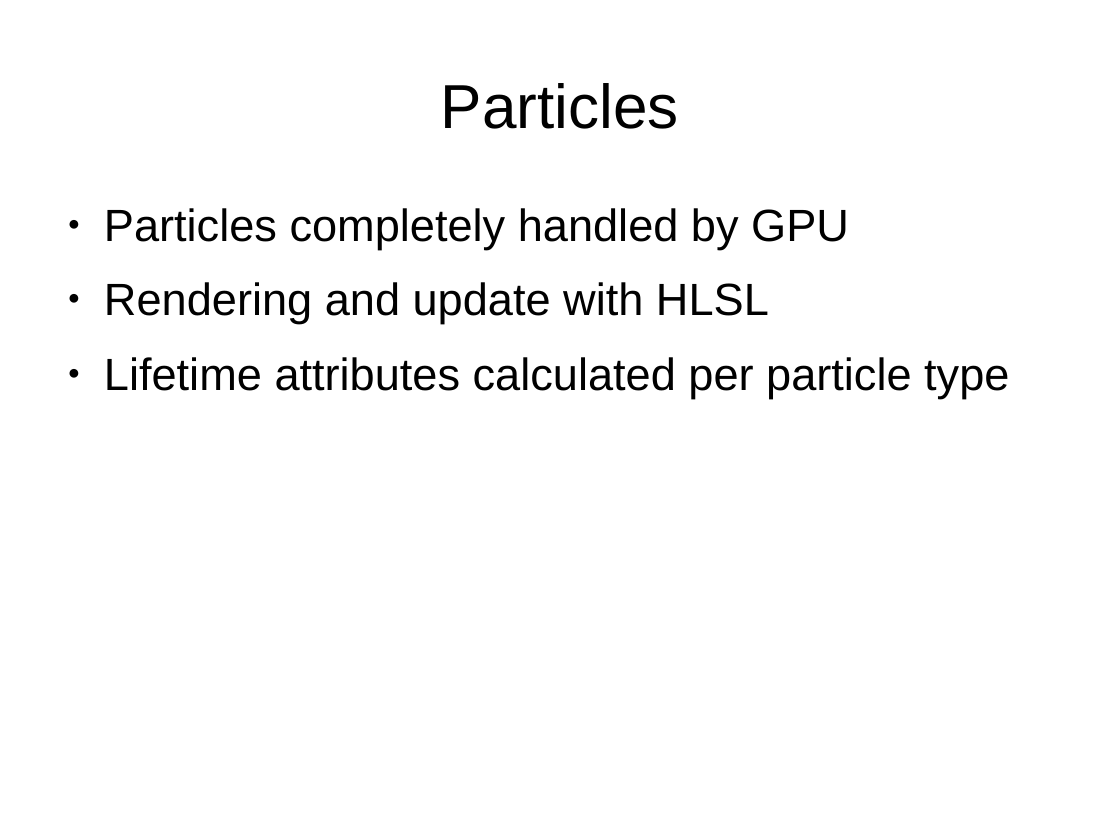
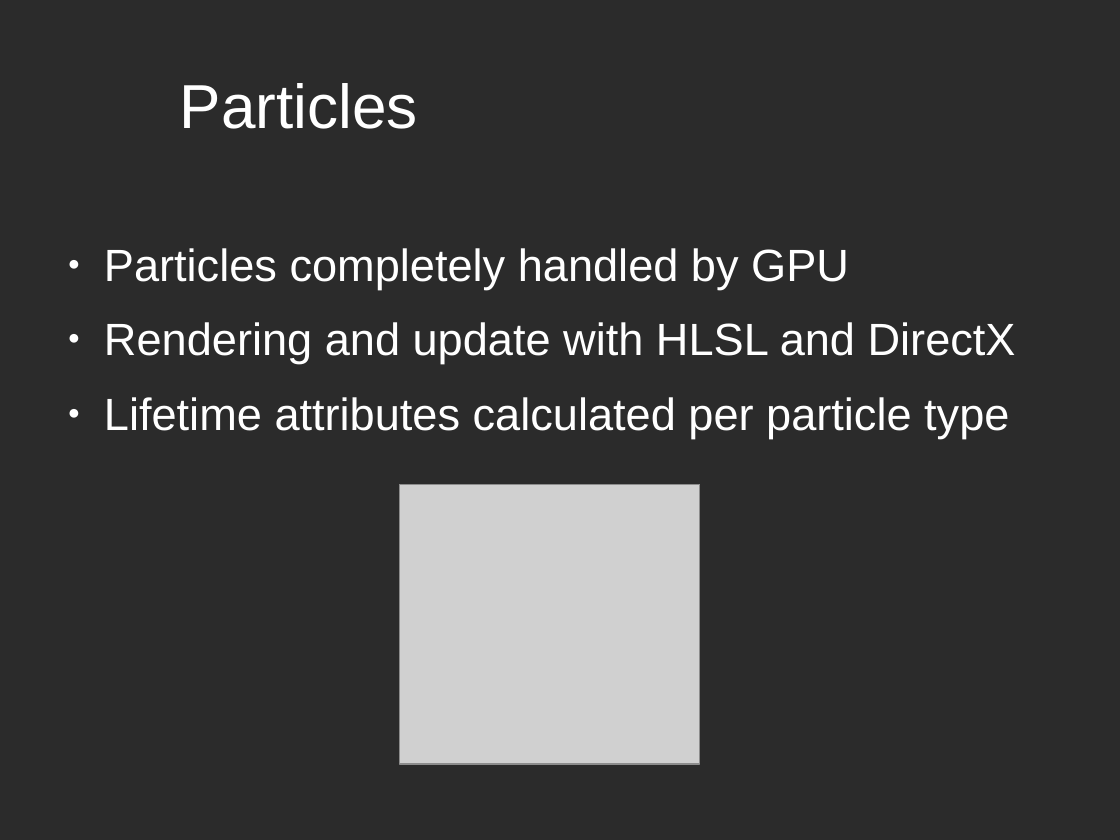
Before and after one commit to szyuGH/StarrockGame, a slide deck: slide 15 of Docs/PresentationPrototype/PrototypePresentation.odp (slide 9 before the commit). Drawn at 1120x840 pixels with LibreOffice and Linux fonts; fonts in the diff are those of the drawing; grey boxes stand for pictures; background and template pictures are left out; a plain dark background stands for a picture behind light text. Boxes give left, top, right and bottom in pixels: in the first picture for what was removed or moved away, otherwise in the second. Text is boxed around its words. In the diff, an @@ line names an element or a change of style, - is before the commit and + after.

```diff
--- a/Docs/PresentationPrototype/PrototypePresentation.odp
+++ b/Docs/PresentationPrototype/PrototypePresentation.odp
@@ background #FFFFFF to picture (left out) @@
@@ title "Particles": place and size @@
-title "Particles" at [441, 83, 679, 129]
+title "Particles" at [180, 83, 418, 129]
@@ title "Particles" at [180, 83, 418, 129]: text colour #000000 to #FFFFFF; alignment centre to left @@
@@ text "Particles completely handled by GPU": place and size @@
-text "Particles completely handled by GPU" at [104, 208, 1009, 398]
+text "Particles completely handled by GPU" at [104, 248, 1016, 438]
@@ text at [104, 248, 1009, 438]: text colour #000000 to #FFFFFF in "Particles completely handled by GPU", "Lifetime attributes calculated per particle type"; bullet colour #000000 to #FFFFFF @@
@@ text at [104, 322, 1016, 364]: text changed; text colour #000000 to #FFFFFF @@
-● Rendering and update with HLSL
+● Rendering and update with HLSL and DirectX
@@ picture added at [400, 484, 700, 764] @@
```
Also in this commit, not shown: 7 other slides changed, 10 slides added, 8 slides removed, 8 other files.
